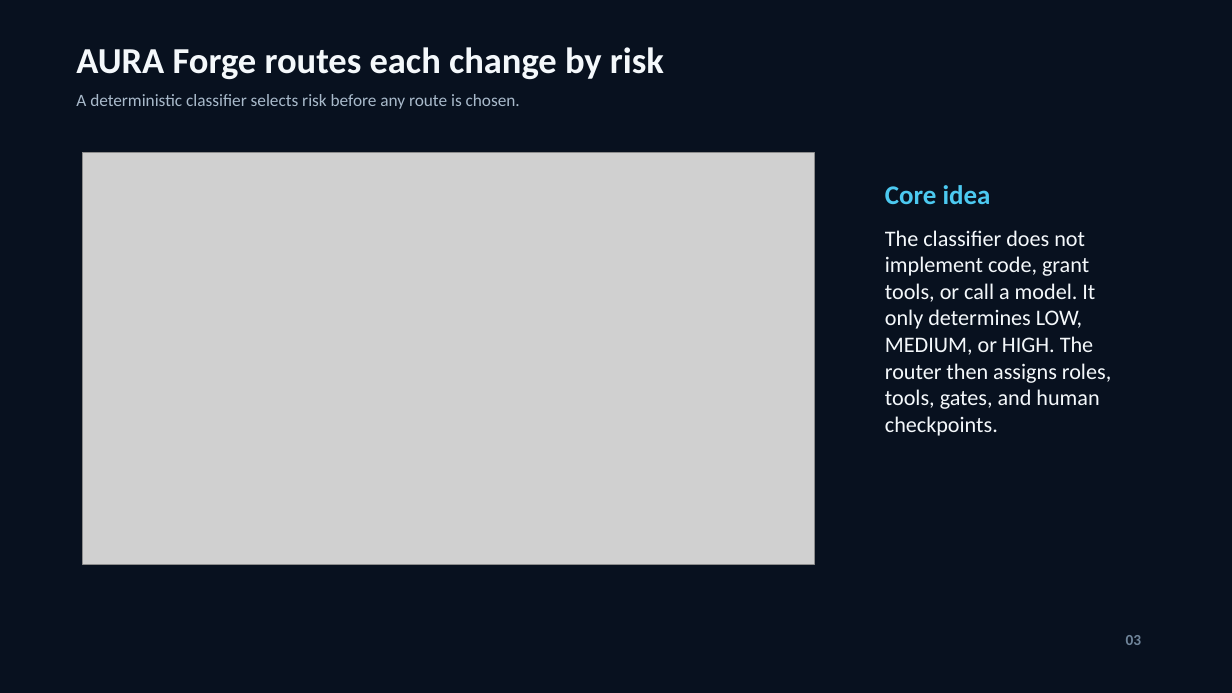
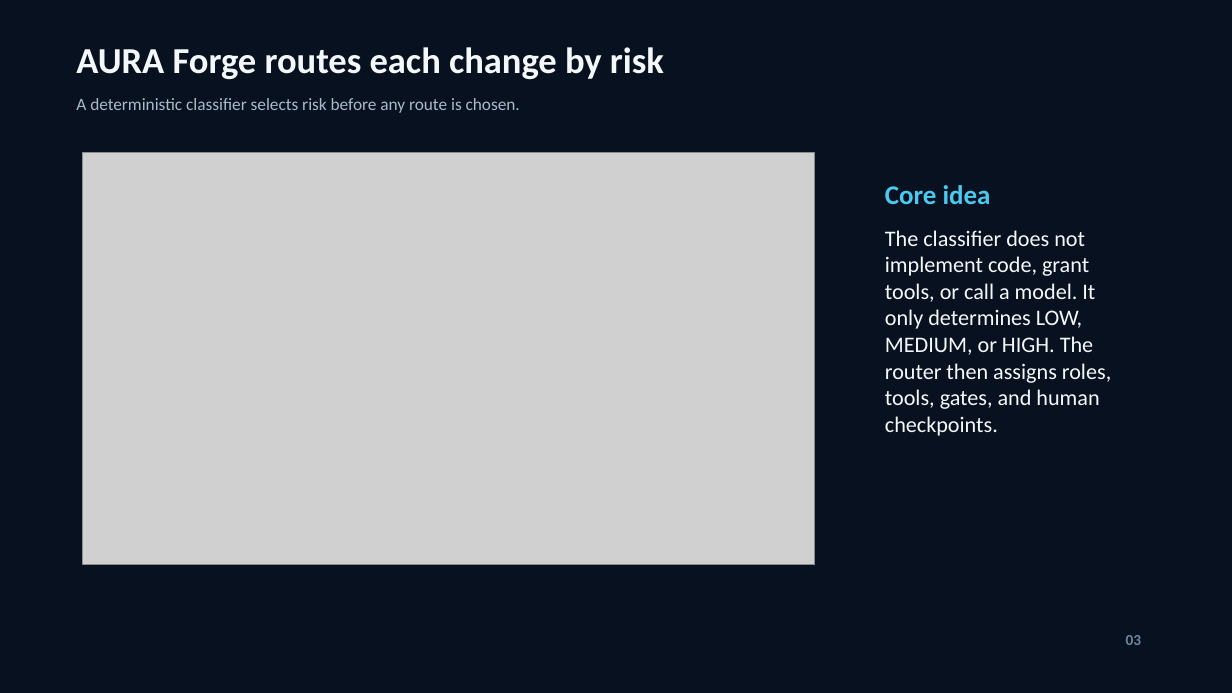
Before and after one commit to Muhammad7839/FitGPT-Agentic-Engineering, a slide deck: slide 3 of docs/capstone/submission/AURA_Forge_Final_Presentation.pptx. Drawn at 1232x693 pixels with LibreOffice and Linux fonts; fonts in the diff are those of the drawing; grey boxes stand for pictures. Boxes give left, top, right and bottom in pixels: in the first picture for what was removed or moved away, otherwise in the second. Text is boxed around its words. In the diff, an @@ line names an element or a change of style, - is before the commit and + after.

Commit message:
docs: fix final presentation visual layout

```diff
--- a/docs/capstone/submission/AURA_Forge_Final_Presentation.pptx
+++ b/docs/capstone/submission/AURA_Forge_Final_Presentation.pptx
@@ text "A deterministic classifier selects risk ...": place and size @@
-text "A deterministic classifier selects risk ..." at <box>76,94,520,109</box>
+text "A deterministic classifier selects risk ..." at <box>76,98,520,113</box>
```
Also in this commit, not shown: 8 other slides changed, 17 other files.
